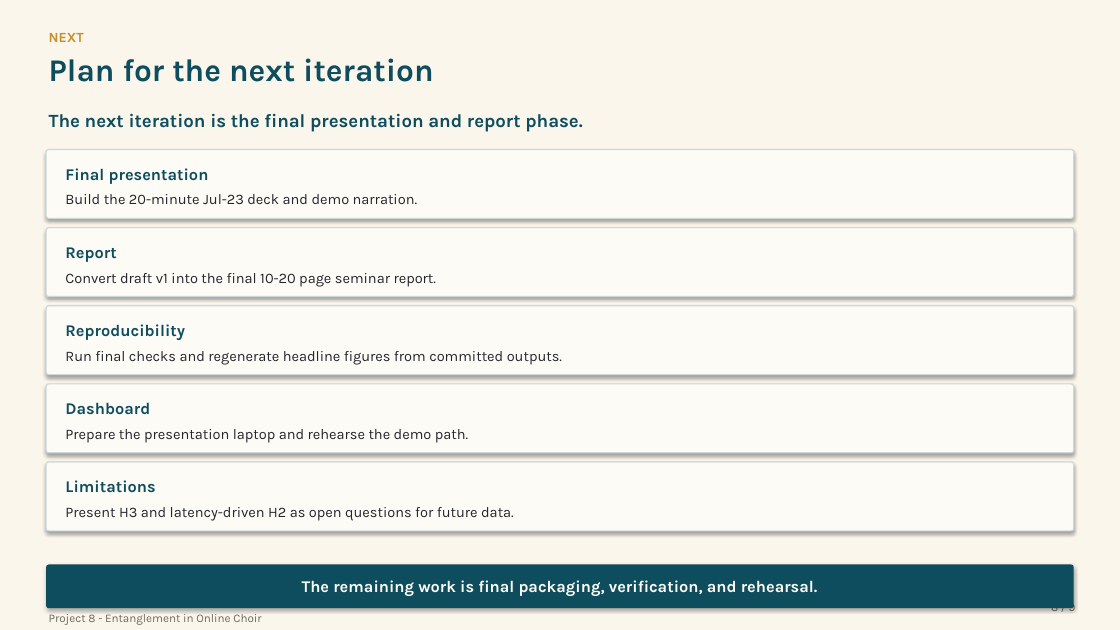
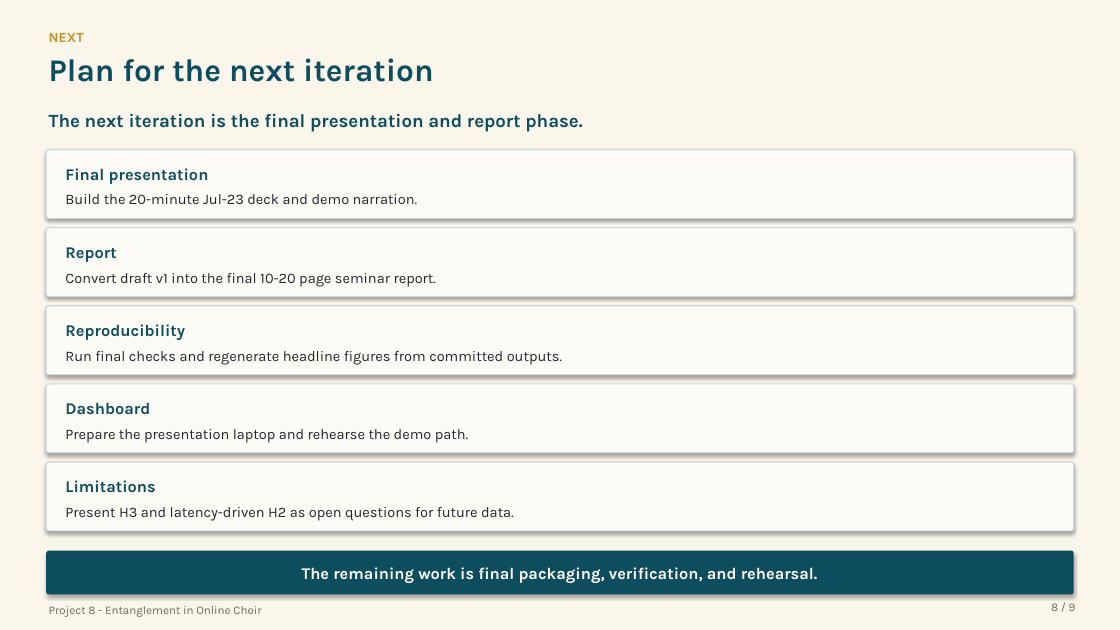
Before and after one commit to Zuraiz270/networked-choir-entanglement, a slide deck: slide 8 of output/jul09_status_meeting_vi.pptx. Drawn at 1120x630 pixels with LibreOffice and Linux fonts; fonts in the diff are those of the drawing. Boxes give left, top, right and bottom in pixels: in the first picture for what was removed or moved away, otherwise in the second. Text is boxed around its words. In the diff, an @@ line names an element or a change of style, - is before the commit and + after.

```diff
--- a/output/jul09_status_meeting_vi.pptx
+++ b/output/jul09_status_meeting_vi.pptx
@@ rounded rectangle "The remaining work is final ...": place and size @@
-rounded rectangle "The remaining work is final ..." at [46,565,1074,608]
+rounded rectangle "The remaining work is final ..." at [46,551,1074,595]
@@ text "Project 8 - Entanglement in ...": place and size @@
-text "Project 8 - Entanglement in ..." at [49,614,261,625]
+text "Project 8 - Entanglement in ..." at [49,606,261,617]
```
Also in this commit, not shown: 8 other slides changed, 1 other file.
